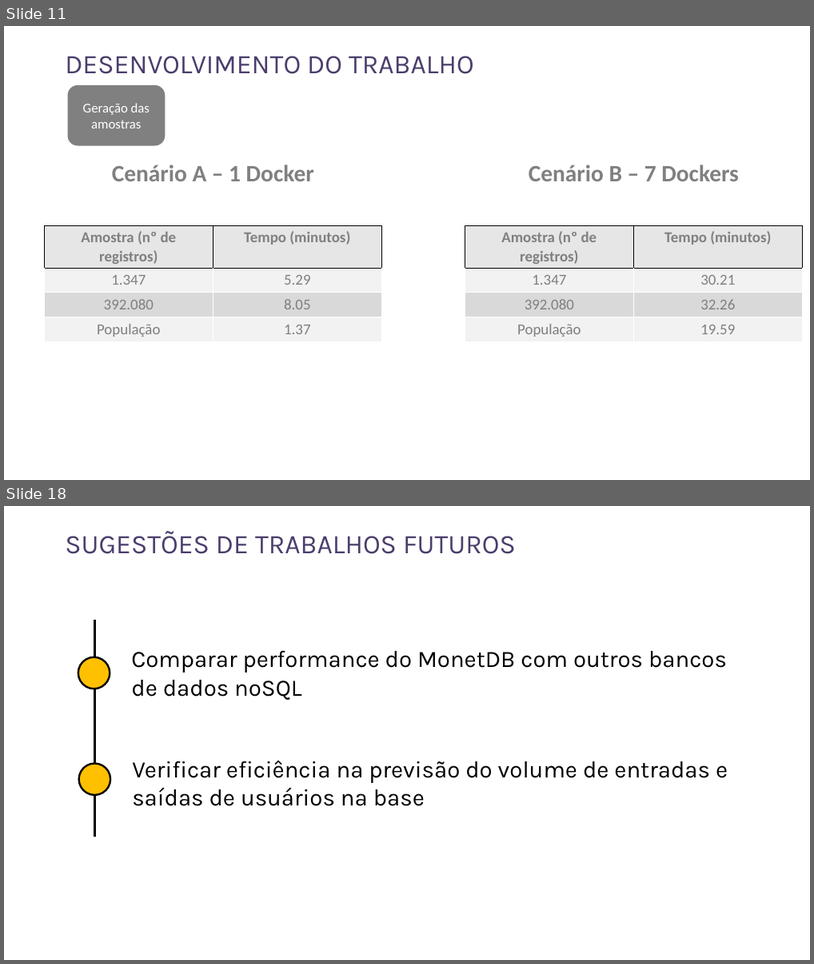
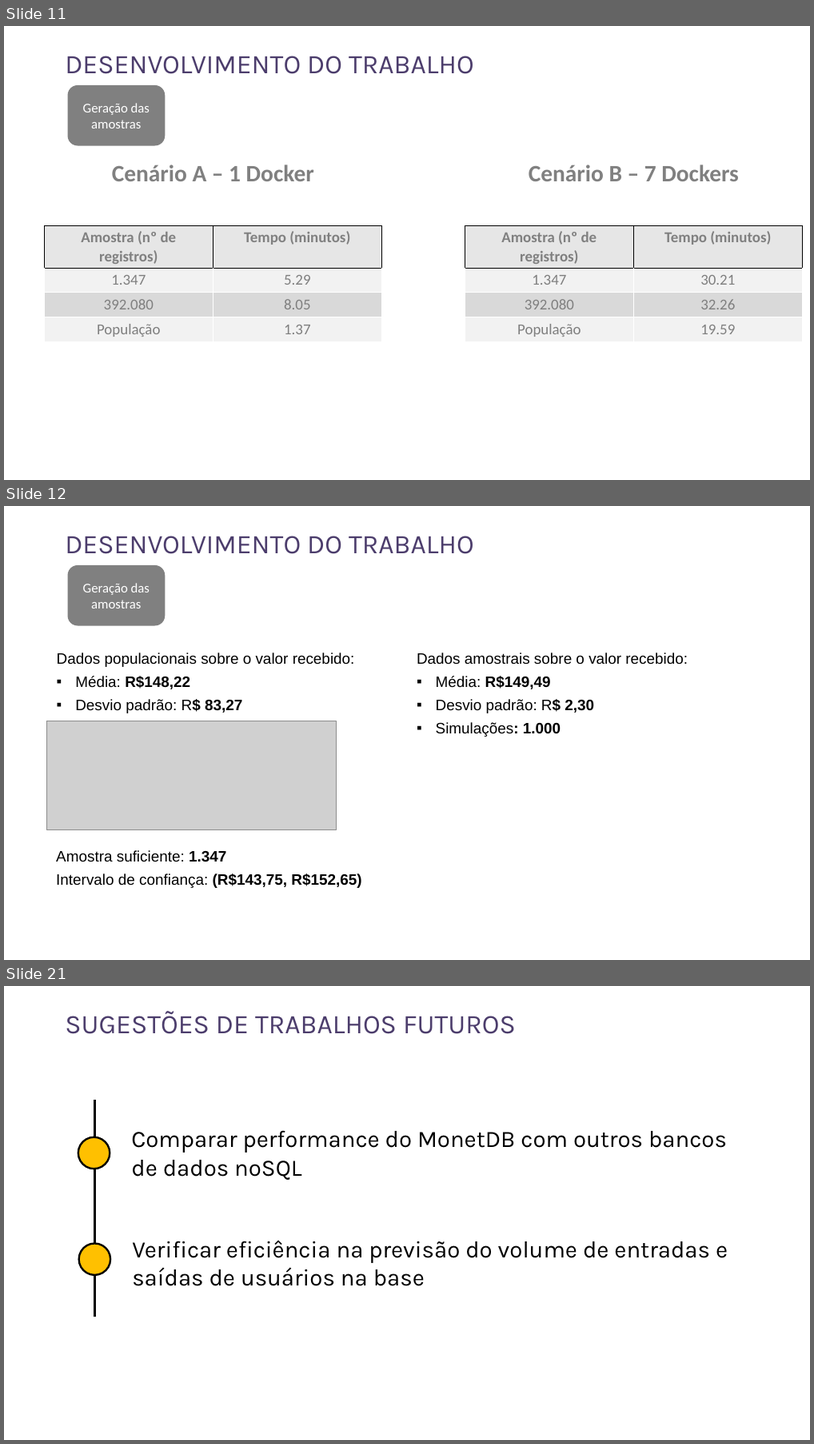
Before and after one commit to rnmourao/monet_sampling_benchmark, a slide deck: paper/Apresentação MonetDB v2.pptx. Shown one above the other, each under a label of ours: slides 11 and 18 before the commit, slides 11, 12 and 21 after it; the slides between them are not shown. The pictures are 814x964 and 814x1444 pixels, drawn with LibreOffice and Linux fonts; fonts in the diff are those of the drawing; grey boxes stand for pictures. Boxes give left, top, right and bottom in pixels: in the first picture for what was removed or moved away, otherwise in the second. Text is boxed around its words. In the diff, an @@ line names an element or a change of style, - is before the commit and + after.

```diff
--- a/paper/Apresentação MonetDB v2.pptx
+++ b/paper/Apresentação MonetDB v2.pptx
@@ slide 12 added at (4,506,810,960), background #FFFFFF @@
@@ text added at (65,536,474,554), 32 pt, text #4C3D6C @@
+DESENVOLVIMENTO DO TRABALHO
@@ rounded rectangle added at (67,565,165,626), fill #808080, 16 pt, text #FFFFFF @@
+Geração das amostras
@@ text added at (57,652,355,713), 18 pt, text #000000 @@
+Dados populacionais sobre o valor recebido:
+▪ Média: R$148,22
+▪ Desvio padrão: R$ 83,27
@@ text added at (417,652,688,736), 18 pt, text #000000 @@
+Dados amostrais sobre o valor recebido:
+▪ Média: R$149,49
+▪ Desvio padrão: R$ 2,30
+▪ Simulações: 1.000
@@ picture added at (46,720,336,830) @@
@@ text added at (56,850,362,888), 18 pt, text #000000 @@
+Amostra suficiente: 1.347
+Intervalo de confiança: (R$143,75, R$152,65)
@@ what was slide 18 is now slide 21 @@
```
Also in this commit, not shown: 3 slides changed, 3 other slides added, 1 slide removed.
